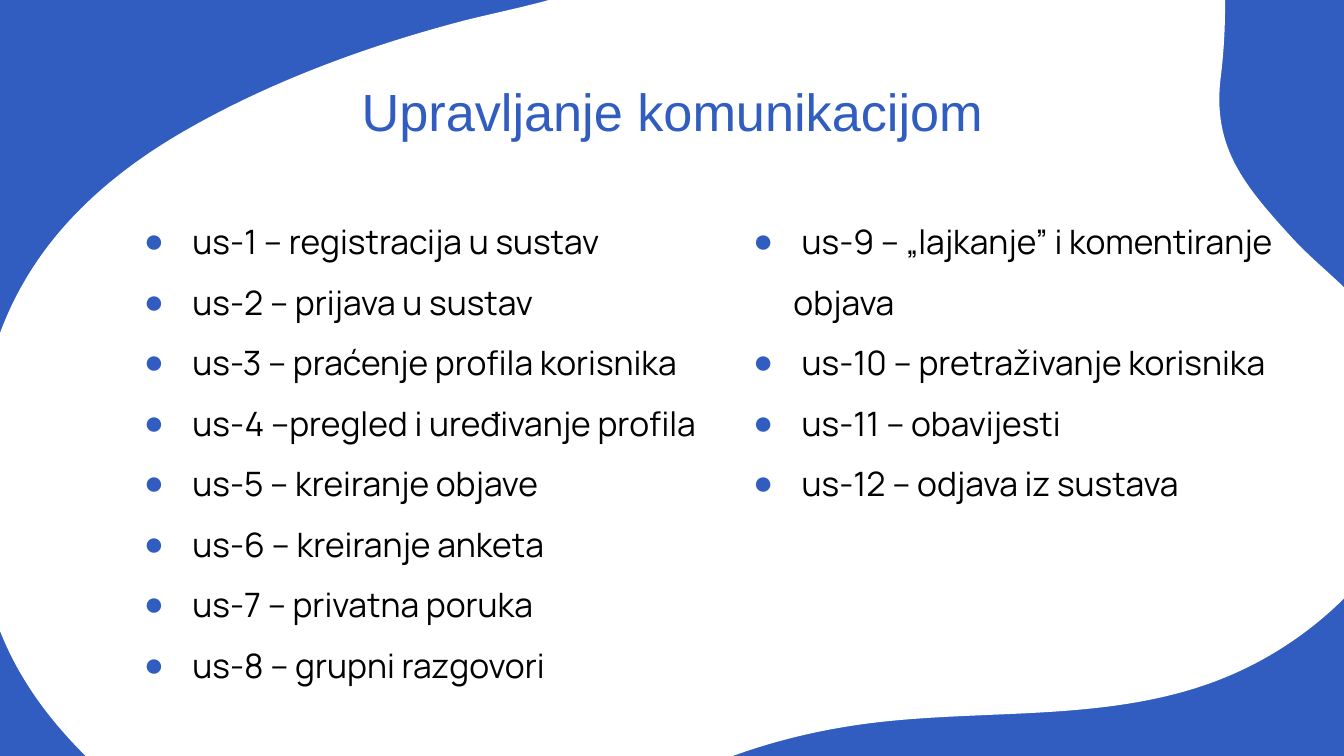
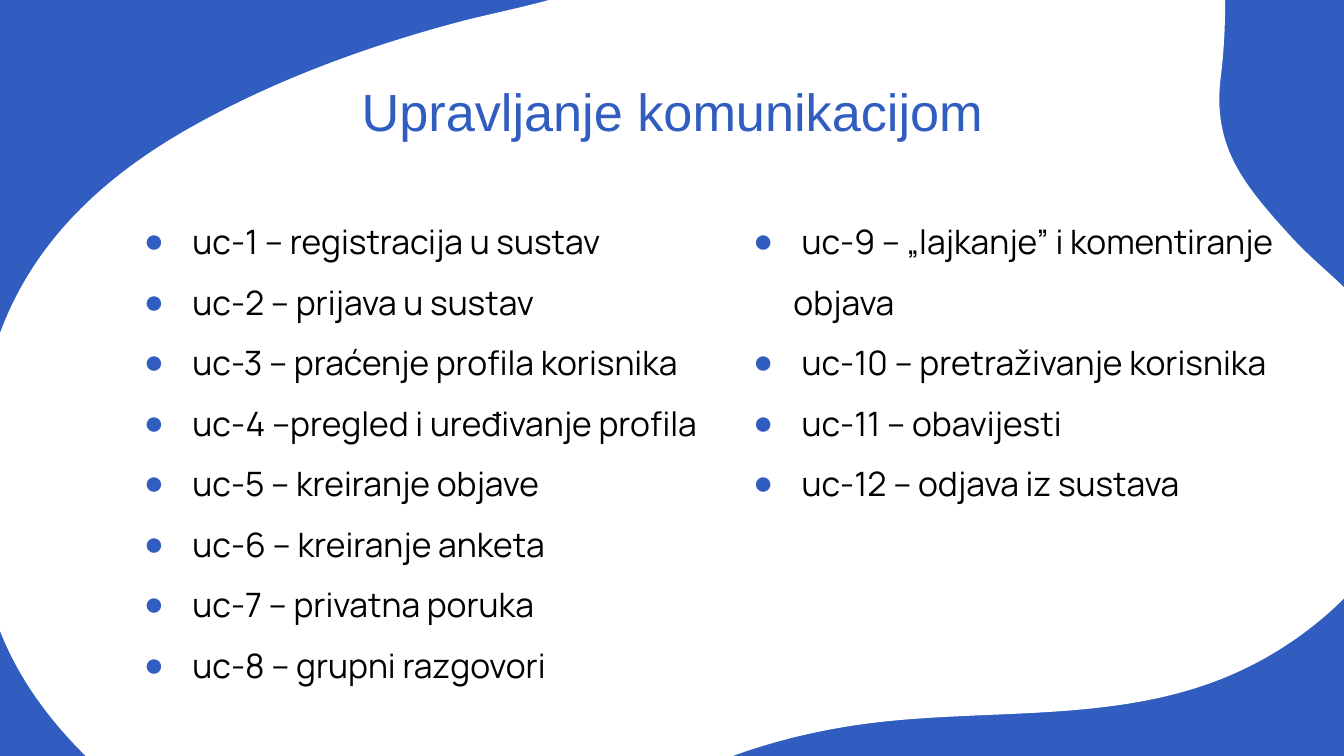
Before and after one commit to Parlov12/FESBook, a slide deck: slide 5 of FESBook documentation/Okvir za modeliranje/FESBook_Okvir_za_modeliranje.pptx. Drawn at 1344x756 pixels with LibreOffice and Linux fonts; fonts in the diff are those of the drawing. Boxes give left, top, right and bottom in pixels: in the first picture for what was removed or moved away, otherwise in the second. Text is boxed around its words. In the diff, an @@ line names an element or a change of style, - is before the commit and + after.

Commit message:
fix

```diff
--- a/FESBook documentation/Okvir za modeliranje/FESBook_Okvir_za_modeliranje.pptx
+++ b/FESBook documentation/Okvir za modeliranje/FESBook_Okvir_za_modeliranje.pptx
@@ text at [192, 229, 697, 687]: text changed @@
-● us-1 – registracija u sustav
-● us-2 – prijava u sustav
-● us-3 – praćenje profila korisnika
-● us-4 –pregled i uređivanje profila
-● us-5 – kreiranje objave
-● us-6 – kreiranje anketa
-● us-7 – privatna poruka
-● us-8 – grupni razgovori
+● uc-1 – registracija u sustav
+● uc-2 – prijava u sustav
+● uc-3 – praćenje profila korisnika
+● uc-4 –pregled i uređivanje profila
+● uc-5 – kreiranje objave
+● uc-6 – kreiranje anketa
+● uc-7 – privatna poruka
+● uc-8 – grupni razgovori
@@ text at [802, 229, 1273, 262]: text changed @@
-● us-9 – „lajkanje” i komentiranje
+● uc-9 – „lajkanje” i komentiranje
@@ text at [802, 349, 1266, 504]: text changed @@
-● us-10 – pretraživanje korisnika
-● us-11 – obavijesti
-● us-12 – odjava iz sustava
+● uc-10 – pretraživanje korisnika
+● uc-11 – obavijesti
+● uc-12 – odjava iz sustava
```
